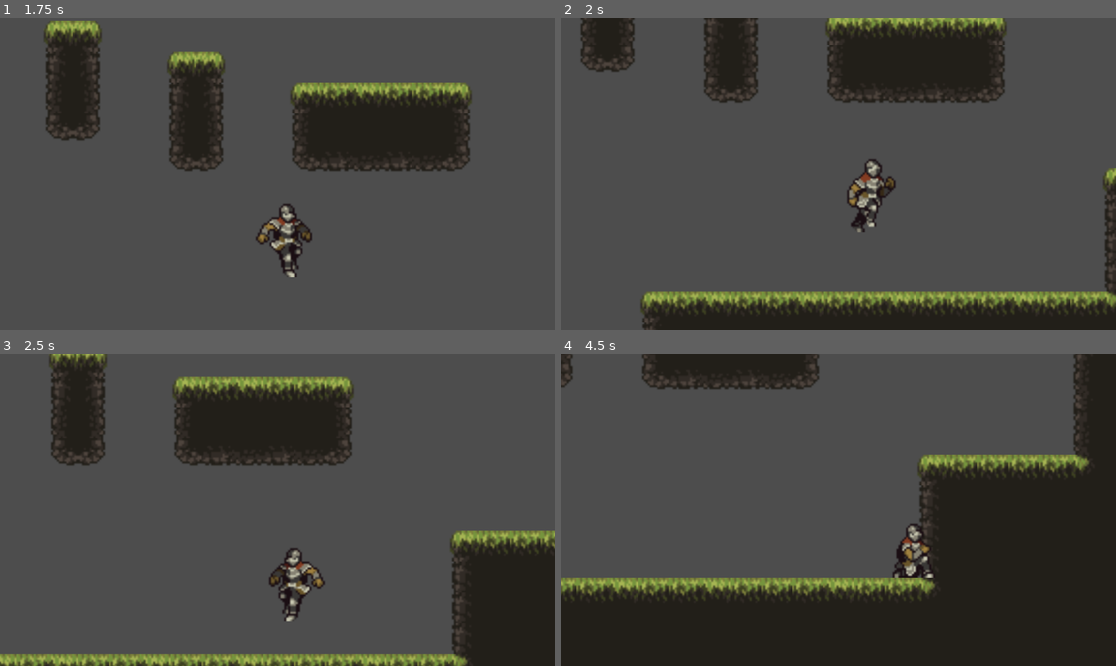
Above: before the commit, frames 1-4 (two rows, left to right).
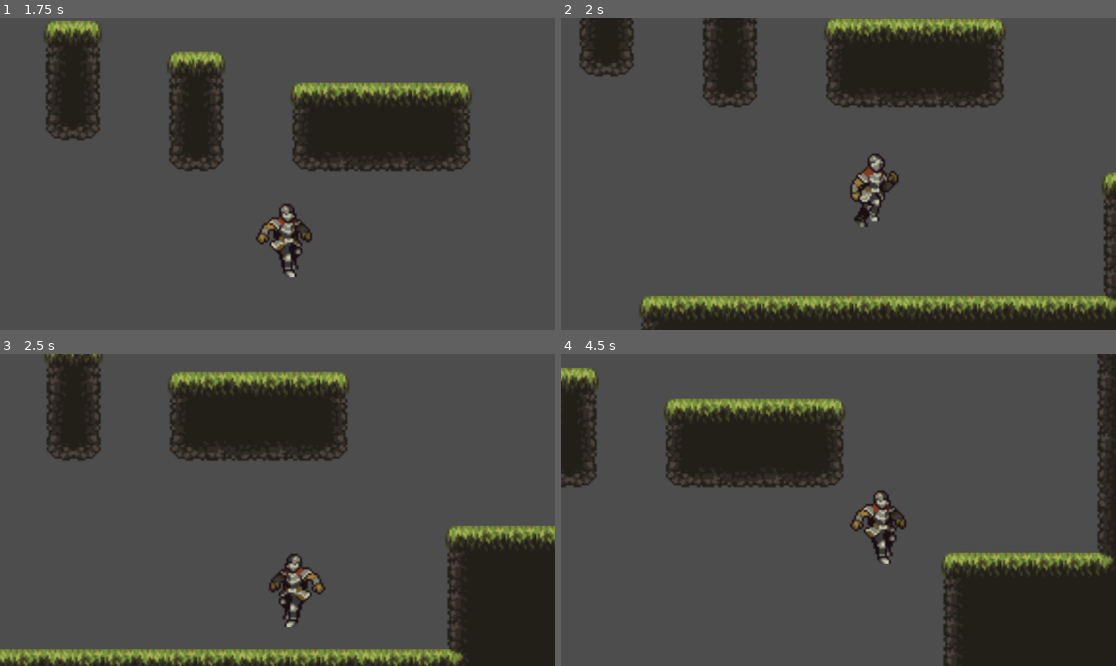
Above: after the commit, the same moments.

Repository: Lt-Tuttle/GodotSandbox
Game: Godot game, scene res://Scenes/Levels/Overworld.tscn
Two runs of this game, one before a commit and one after it. Both use one fixed random seed, a clock stepped at 60 frames per second and the inputs below.
Inputs:
- Up to frame 1 (1.75 s): hold D (MoveRight) from 0.53 s (still down); tap Keypad 0 (Attack) at 0.6 s; tap W (Jump) at 0.77, 1.07, 1.52 s; tap S (Crouch) at 0.8, 1.35 s; tap Space (Roll) at 1.55 s
- Up to frame 2 (2 s): keep holding D (MoveRight); tap W (Jump) at 1.82 s
- Up to frame 3 (2.5 s): release D (MoveRight) at 2.03 s; hold A (MoveLeft) from 2.03 s (still down); tap Space (Roll) at 2.1 s; tap W (Jump) at 2.3 s
- Up to frame 4 (4.5 s): release A (MoveLeft) at 2.78 s; hold D (MoveRight) 2.78-4.28 s; tap W (Jump) at 2.85, 3.02, 3.32, 3.77, 4.07 s; tap Keypad 0 (Attack) at 3.05, 3.6 s; tap S (Crouch) at 3.8, 4.35 s; hold A (MoveLeft) from 4.28 s (still down)

Frame 1 is identical in both runs. In frame 2, 8.2% of the frame differs, in the area x 3-100%, y 0-100%; in frame 3, 9.4%; in frame 4, 49%, in the area x 0-100%, y 0-100%.

Commit message:
a

Diff:
--- a/Scenes/Player/Player.tscn
+++ b/Scenes/Player/Player.tscn
@@ -13,6 +13,7 @@
 [ext_resource type="Texture2D" uid="uid://cdgjai20k86jx" path="res://Assets/Player/PlayerJumpPeak.png" id="5_825xp"]
 [ext_resource type="Texture2D" uid="uid://be0xraqocmml8" path="res://Assets/Player/PlayerCrouchTransition.png" id="5_esmjy"]
 [ext_resource type="Texture2D" uid="uid://c2j1al2uqcg6x" path="res://Assets/Player/PlayerCrouchWalk.png" id="6_esmjy"]
+[ext_resource type="Texture2D" uid="uid://c7gef6s8jjd44" path="res://Assets/Player/PlayerCrouchAttack.png" id="6_r6t50"]
 [ext_resource type="Texture2D" uid="uid://b7l1pvb4trddc" path="res://Assets/Player/PlayerRoll.png" id="7_0kmp4"]
 [ext_resource type="Texture2D" uid="uid://bsgpcex32rovr" path="res://Assets/Player/PlayerDash.png" id="8_1e6p3"]
 [ext_resource type="Texture2D" uid="uid://de07spghdxnvt" path="res://Assets/Player/PlayerDeath.png" id="9_io2mu"]
@@ -26,6 +27,7 @@
 [ext_resource type="Texture2D" uid="uid://c3ae8ggt1ssh8" path="res://Assets/Player/PlayerWallSlide.png" id="21_8rd5p"]
 [ext_resource type="Script" uid="uid://c18te3o0o4mab" path="res://Scripts/Player/States/StateIdle.gd" id="26_7xdrn"]
 [ext_resource type="Script" uid="uid://cv8xgfhq08753" path="res://Scripts/Player/StateMachine.gd" id="26_wwmao"]
+[ext_resource type="Script" uid="uid://bt1vwhjabkxlo" path="res://Scripts/Player/States/State.gd" id="27_6rswy"]
 [ext_resource type="Script" uid="uid://bpn1clb0vda3q" path="res://Scripts/Player/States/StateMoving.gd" id="27_wid83"]
 [ext_resource type="Script" uid="uid://c330frbttrpdr" path="res://Scripts/Player/States/StateJumping.gd" id="28_g7gci"]
 [ext_resource type="Script" uid="uid://bwudewyy16js1" path="res://Scripts/Player/States/StateAttacking.gd" id="29_r6t50"]
@@ -75,11 +77,11 @@
 tracks/3/type = "value"
 tracks/3/imported = false
 tracks/3/enabled = true
-tracks/3/path = NodePath("Area2D/CollisionShape2D:disabled")
+tracks/3/path = NodePath("AttackHitbox/AttackHitboxCollisionShape:disabled")
 tracks/3/interp = 1
 tracks/3/loop_wrap = true
 tracks/3/keys = {
-"times": PackedFloat32Array(0.075, 0.3),
+"times": PackedFloat32Array(0.075, 0.225),
 "transitions": PackedFloat32Array(1, 1),
 "update": 1,
 "values": [false, true]
@@ -164,6 +166,59 @@
 "transitions": PackedFloat32Array(1),
 "update": 1,
 "values": [0]
+}
+
+[sub_resource type="Animation" id="Animation_6rswy"]
+resource_name = "CrouchAttack"
+length = 0.3
+step = 0.025
+tracks/0/type = "value"
+tracks/0/imported = false
+tracks/0/enabled = true
+tracks/0/path = NodePath("Sprite2D:texture")
+tracks/0/interp = 1
+tracks/0/loop_wrap = true
+tracks/0/keys = {
+"times": PackedFloat32Array(0),
+"transitions": PackedFloat32Array(1),
+"update": 1,
+"values": [ExtResource("6_r6t50")]
+}
+tracks/1/type = "value"
+tracks/1/imported = false
+tracks/1/enabled = true
+tracks/1/path = NodePath("Sprite2D:hframes")
+tracks/1/interp = 1
+tracks/1/loop_wrap = true
+tracks/1/keys = {
+"times": PackedFloat32Array(0),
+"transitions": PackedFloat32Array(1),
+"update": 1,
+"values": [4]
+}
+tracks/2/type = "value"
+tracks/2/imported = false
+tracks/2/enabled = true
+tracks/2/path = NodePath("Sprite2D:frame")
+tracks/2/interp = 1
+tracks/2/loop_wrap = true
+tracks/2/keys = {
+"times": PackedFloat32Array(0, 0.075, 0.15, 0.225),
+"transitions": PackedFloat32Array(1, 1, 1, 1),
+"update": 1,
+"values": [0, 1, 2, 3]
+}
+tracks/3/type = "value"
+tracks/3/imported = false
+tracks/3/enabled = true
+tracks/3/path = NodePath("CrouchAttackHitbox/CrouchHitboxCollisionShape:disabled")
+tracks/3/interp = 1
+tracks/3/loop_wrap = true
+tracks/3/keys = {
+"times": PackedFloat32Array(0.075, 0.225),
+"transitions": PackedFloat32Array(1, 1),
+"update": 1,
+"values": [false, true]
 }
 
 [sub_resource type="Animation" id="Animation_0objx"]
@@ -574,10 +629,22 @@
 tracks/3/type = "value"
 tracks/3/imported = false
 tracks/3/enabled = true
-tracks/3/path = NodePath("Area2D/CollisionShape2D:disabled")
+tracks/3/path = NodePath("AttackHitbox/AttackHitboxCollisionShape:disabled")
 tracks/3/interp = 1
 tracks/3/loop_wrap = true
 tracks/3/keys = {
+"times": PackedFloat32Array(0),
+"transitions": PackedFloat32Array(1),
+"update": 1,
+"values": [false]
+}
+tracks/4/type = "value"
+tracks/4/imported = false
+tracks/4/enabled = true
+tracks/4/path = NodePath("CrouchAttackHitbox/CrouchHitboxCollisionShape:disabled")
+tracks/4/interp = 1
+tracks/4/loop_wrap = true
+tracks/4/keys = {
 "times": PackedFloat32Array(0),
 "transitions": PackedFloat32Array(1),
 "update": 1,
@@ -953,6 +1020,7 @@
 &"Attack": SubResource("Animation_i5acl"),
 &"Attack2": SubResource("Animation_1e6p3"),
 &"Crouch": SubResource("Animation_spxdj"),
+&"CrouchAttack": SubResource("Animation_6rswy"),
 &"CrouchTransition": SubResource("Animation_0objx"),
 &"CrouchWalk": SubResource("Animation_6tu5v"),
 &"Dash": SubResource("Animation_io2mu"),
@@ -1012,41 +1080,53 @@
 script = ExtResource("3_gntrk")
 metadata/_custom_type_script = "uid://b3h0pvc0mqwpf"
 
-[node name="StateMachine" type="Node" parent="." unique_id=1279015830 node_paths=PackedStringArray("input_component", "movement_component", "current_state")]
+[node name="StateMachine" type="Node" parent="." unique_id=1279015830 node_paths=PackedStringArray("attack_hitbox", "crouch_attack_hitbox", "attack_hitbox_collision_shape", "crouch_hitbox_collision_shape", "input_component", "movement_component", "current_state")]
 script = ExtResource("26_wwmao")
+attack_hitbox = NodePath("../AttackHitbox")
+crouch_attack_hitbox = NodePath("../CrouchAttackHitbox")
+attack_hitbox_collision_shape = NodePath("../AttackHitbox/AttackHitboxCollisionShape")
+crouch_hitbox_collision_shape = NodePath("../CrouchAttackHitbox/CrouchHitboxCollisionShape")
 input_component = NodePath("../InputComponent")
 movement_component = NodePath("../MovementComponent")
 current_state = NodePath("StateIdle")
 metadata/_custom_type_script = "uid://cv8xgfhq08753"
 
-[node name="StateIdle" type="Node" parent="StateMachine" unique_id=586124718 node_paths=PackedStringArray("state_machine")]
+[node name="State" type="Node" parent="StateMachine" unique_id=488711639]
+script = ExtResource("27_6rswy")
+
+[node name="StateIdle" type="Node" parent="StateMachine" unique_id=586124718]
 script = ExtResource("26_7xdrn")
-state_machine = NodePath("..")
-
-[node name="StateMoving" type="Node" parent="StateMachine" unique_id=283517804 node_paths=PackedStringArray("state_machine")]
-script = ExtResource("27_wid83")
-state_machine = NodePath("..")
-
-[node name="StateJumping" type="Node" parent="StateMachine" unique_id=1573825621 node_paths=PackedStringArray("state_machine")]
-script = ExtResource("28_g7gci")
-state_machine = NodePath("..")
-
-[node name="StateAttacking" type="Node" parent="StateMachine" unique_id=2035363194 node_paths=PackedStringArray("state_machine")]
-script = ExtResource("29_r6t50")
-state_machine = NodePath("..")
-
-[node name="StateGround" type="Node" parent="StateMachine" unique_id=1056832567 node_paths=PackedStringArray("state_machine")]
-script = ExtResource("30_wid83")
-state_machine = NodePath("..")
 
 [node name="StateRoll" type="Node" parent="StateMachine" unique_id=14955230]
 script = ExtResource("31_g7gci")
 
-[node name="Area2D" type="Area2D" parent="." unique_id=1537216102]
+[node name="StateGround" type="Node" parent="StateMachine" unique_id=1056832567]
+script = ExtResource("30_wid83")
+
+[node name="StateAttacking" type="Node" parent="StateMachine" unique_id=2035363194]
+script = ExtResource("29_r6t50")
+
+[node name="StateJumping" type="Node" parent="StateMachine" unique_id=1573825621]
+script = ExtResource("28_g7gci")
+
+[node name="StateMoving" type="Node" parent="StateMachine" unique_id=283517804]
+script = ExtResource("27_wid83")
+
+[node name="AttackHitbox" type="Area2D" parent="." unique_id=1537216102]
 position = Vector2(45, -20)
 rotation = 1.5707964
 collision_layer = 0
 collision_mask = 4
 
-[node name="CollisionShape2D" type="CollisionShape2D" parent="Area2D" unique_id=1915550594]
+[node name="AttackHitboxCollisionShape" type="CollisionShape2D" parent="AttackHitbox" unique_id=1915550594]
 shape = SubResource("CapsuleShape2D_wid83")
+
+[node name="CrouchAttackHitbox" type="Area2D" parent="." unique_id=1002764058]
+position = Vector2(30, -15)
+rotation = 1.5707964
+scale = Vector2(0.75, 1)
+collision_layer = 0
+collision_mask = 4
+
+[node name="CrouchHitboxCollisionShape" type="CollisionShape2D" parent="CrouchAttackHitbox" unique_id=615131045]
+shape = SubResource("CapsuleShape2D_wid83")
--- /dev/null
+++ b/Scripts/GameConstants.gd
@@ -0,0 +1,13 @@
+class_name GameConstants
+
+const ANIM_IDLE = "Idle"
+const ANIM_RUN = "Run"
+const ANIM_JUMP = "Jump"
+const ANIM_FALL = "Fall"
+const ANIM_JUMP_PEAK = "JumpPeak"
+const ANIM_CROUCH = "Crouch"
+const ANIM_CROUCH_TRANSITION = "CrouchTransition"
+const ANIM_CROUCH_WALK = "CrouchWalk"
+const ANIM_ATTACK = "Attack"
+const ANIM_CROUCH_ATTACK = "CrouchAttack"
+const ANIM_ROLL = "Roll"
--- a/Scripts/Player/InputComponent.gd
+++ b/Scripts/Player/InputComponent.gd
@@ -1,11 +1,13 @@
 class_name InputComponent
 extends Node
 
+@export var buffer_window: float = 0.4
+
 var input_horizontal: float = 0.0
-var jump_pressed: bool = false
-var crouch_pressed: bool = false
-var roll_pressed: bool = false
-var attack_pressed: bool = false
+var jump_timestamp: int = 0
+var crouch_timestamp: int = 0
+var roll_timestamp: int = 0
+var attack_timestamp: int = 0
 var move_vector: Vector2 = Vector2.ZERO
 var right_pressed: bool = false
 var left_pressed: bool = false
@@ -14,16 +16,16 @@
 	input_horizontal = Input.get_axis("MoveLeft", "MoveRight")
 
 	if Input.is_action_just_pressed("Jump"):
-		jump_pressed = true
+		jump_timestamp = Time.get_ticks_msec()
 
 	if Input.is_action_just_pressed("Crouch"):
-		crouch_pressed = true
+		crouch_timestamp = Time.get_ticks_msec()
 
 	if Input.is_action_just_pressed("Roll"):
-		roll_pressed = true
+		roll_timestamp = Time.get_ticks_msec()
 
 	if Input.is_action_just_pressed("Attack"):
-		attack_pressed = true
+		attack_timestamp = Time.get_ticks_msec()
 
 	right_pressed = Input.is_action_pressed("MoveRight")
 	left_pressed = Input.is_action_pressed("MoveLeft")
@@ -31,21 +33,25 @@
 	move_vector = Vector2(input_horizontal, 0)
 
 func consume_jump() -> bool:
-	var pressed = jump_pressed
-	jump_pressed = false
-	return pressed
+	var is_buffered = (Time.get_ticks_msec() - jump_timestamp) <= buffer_window * 1000
+	if is_buffered:
+		jump_timestamp = 0
+	return is_buffered
 
 func consume_attack() -> bool:
-	var pressed = attack_pressed
-	attack_pressed = false
-	return pressed
+	var is_buffered = (Time.get_ticks_msec() - attack_timestamp) <= buffer_window * 1000
+	if is_buffered:
+		attack_timestamp = 0
+	return is_buffered
 
 func consume_roll() -> bool:
-	var pressed = roll_pressed
-	roll_pressed = false
-	return pressed
+	var is_buffered = (Time.get_ticks_msec() - roll_timestamp) <= buffer_window * 1000
+	if is_buffered:
+		roll_timestamp = 0
+	return is_buffered
 
 func consume_crouch() -> bool:
-	var pressed = crouch_pressed
-	crouch_pressed = false
-	return pressed
+	var is_buffered = (Time.get_ticks_msec() - crouch_timestamp) <= buffer_window * 1000
+	if is_buffered:
+		crouch_timestamp = 0
+	return is_buffered
--- a/Scripts/Player/MovementComponent.gd
+++ b/Scripts/Player/MovementComponent.gd
@@ -16,7 +16,7 @@
 @export var jump_velocity: float = -400.0
 @export var gravity: float = 1000.0
 @export var max_fall_speed: float = 400.0
-@export var coyote_time: float = 0.1
+@export var coyote_time: float = 0.2
 @export var jump_peak_gravity_mult: float = 0.5 # Lowers gravity at jump apex
 
 var coyote_timer: float = 0.0
@@ -57,6 +57,6 @@
 		body.velocity.x = move_toward(body.velocity.x, 0.0, fric * delta)
 
 func perform_jump() -> void:
-	if coyote_timer > 0.0:
+	if body.is_on_floor() or coyote_timer > 0.0:
 		body.velocity.y = jump_velocity
 		coyote_timer = 0.0
--- a/Scripts/Player/Player.gd
+++ b/Scripts/Player/Player.gd
@@ -6,10 +6,10 @@
 @onready var state_machine: StateMachine = $StateMachine
 @onready var collision_shape: CollisionShape2D = $CollisionShape2D
 
-@export var crouch_collision_shape_scale: float = 0.5
-@export var crouch_collision_shape_offset: float = -7.0
-@export var stand_collision_shape_scale: float = 1.0
-@export var stand_collision_shape_offset: float = -14
+@export var crouch_player_collision_shape_scale: float = 0.5
+@export var crouch_player_collision_shape_offset: float = -7.0
+@export var stand_player_collision_shape_scale: float = 1.0
+@export var stand_player_collision_shape_offset: float = -14
 
 func _process(_delta):
 	input_component.CheckInputs()
--- a/Scripts/Player/StateMachine.gd
+++ b/Scripts/Player/StateMachine.gd
@@ -5,8 +5,12 @@
 @onready var body: CharacterBody2D = get_parent()
 @onready var animation_player: AnimationPlayer = body.get_node("AnimationPlayer")
 @onready var sprite_2d: Sprite2D = body.get_node("Sprite2D")
-@onready var area_2d: Area2D = body.get_node("Area2D")
-@onready var collision_shape: CollisionShape2D = $"../Area2D/CollisionShape2D"
+
+@export var attack_hitbox: Area2D
+@export var crouch_attack_hitbox: Area2D
+
+@export var attack_hitbox_collision_shape: CollisionShape2D
+@export var crouch_hitbox_collision_shape: CollisionShape2D
 
 # Dependency Injection
 @export var input_component: InputComponent
@@ -18,20 +22,24 @@
 #Get all states
 var states: Dictionary = {}
 
-@export var current_state: Node
+@export var current_state: State
 
 func _ready() -> void:
-	collision_shape.disabled = true
+	if attack_hitbox_collision_shape:
+		attack_hitbox_collision_shape.disabled = true
+	if crouch_hitbox_collision_shape:
+		crouch_hitbox_collision_shape.disabled = true
 
 	# Initialize states
 	for child in get_children():
-		if child is Node:
-			states[child.name.to_lower()] = child
+		if child is State:
+			states[child.get_script()] = child
 			child.state_machine = self
 
-	current_state = states.get("stateidle")
-	if current_state:
-		current_state.enter()
+	# Start with Idle state, we can use the class name directly if we import it or knowing it's available
+	# However, since we might not have the class definition fully separate without cyclical deps in some languages,
+	# but in GDScript 2.0 classes are global.
+	change_state(StateIdle)
 
 func _process(delta: float) -> void:
 	if current_state:
@@ -41,10 +49,10 @@
 	if current_state:
 		current_state.physics_update(delta)
 
-func change_state(target_state_name: String) -> void:
-	var new_state = states.get(target_state_name.to_lower())
+func change_state(target_state_script: Script) -> void:
+	var new_state = states.get(target_state_script)
 	if not new_state:
-		push_error("State not found: " + target_state_name)
+		push_error("State not found for script: " + str(target_state_script))
 		return
 
 	if current_state:
@@ -55,6 +63,10 @@
 
 func update_facing_direction() -> void:
 	if body.velocity.x != 0:
-		sprite_2d.flip_h = body.velocity.x < 0
-		sprite_2d.position.x = 5 if body.velocity.x > 0 else -5
-		area_2d.position.x = 45 if body.velocity.x > 0 else -45
+		var direction = -1 if body.velocity.x < 0 else 1
+		sprite_2d.flip_h = direction == -1
+		sprite_2d.position.x = abs(sprite_2d.position.x) * direction
+		if attack_hitbox:
+			attack_hitbox.position.x = abs(attack_hitbox.position.x) * direction
+		if crouch_attack_hitbox:
+			crouch_attack_hitbox.position.x = abs(crouch_attack_hitbox.position.x) * direction
--- /dev/null
+++ b/Scripts/Player/States/State.gd
@@ -0,0 +1,16 @@
+class_name State
+extends Node
+
+var state_machine: StateMachine
+
+func enter() -> void:
+	pass
+
+func exit() -> void:
+	pass
+
+func update(_delta: float) -> void:
+	pass
+
+func physics_update(_delta: float) -> void:
+	pass
--- a/Scripts/Player/States/StateAttacking.gd
+++ b/Scripts/Player/States/StateAttacking.gd
@@ -1,18 +1,19 @@
 class_name StateAttacking
-extends Node
-
-@export var state_machine: StateMachine
+extends State
 
 func enter() -> void:
-	state_machine.animation_player.play("Attack")
+	if state_machine.is_crouching:
+		state_machine.animation_player.play(GameConstants.ANIM_CROUCH_ATTACK)
+	else:
+		state_machine.animation_player.play(GameConstants.ANIM_ATTACK)
 
 func exit() -> void:
 	pass
 
 func update(_delta: float) -> void:
 	# Wait for animation to finish
-	if not state_machine.animation_player.is_playing() or state_machine.animation_player.current_animation != "Attack":
-		state_machine.change_state("StateIdle")
+	if not state_machine.animation_player.is_playing():
+		state_machine.change_state(StateIdle)
 		return
 
 func physics_update(delta: float) -> void:
--- a/Scripts/Player/States/StateGround.gd
+++ b/Scripts/Player/States/StateGround.gd
@@ -1,7 +1,5 @@
 class_name StateGround
-extends Node
-
-@export var state_machine: StateMachine
+extends State
 
 func enter() -> void:
 	pass
@@ -9,42 +7,40 @@
 func exit() -> void:
 	pass
 
-func update(_delta: float) -> void:
+func update(delta: float) -> void:
 	# Crouch
-	if state_machine.input_component.crouch_pressed:
+	if state_machine.input_component.consume_crouch():
 		if not state_machine.is_crouching:
 			state_machine.is_crouching = true
-			state_machine.body.collision_shape.scale = Vector2(1.0, state_machine.body.crouch_collision_shape_scale)
-			state_machine.body.collision_shape.position.y = state_machine.body.crouch_collision_shape_offset
-			state_machine.input_component.consume_crouch()
+			state_machine.body.collision_shape.scale = Vector2(1.0, state_machine.body.crouch_player_collision_shape_scale)
+			state_machine.body.collision_shape.position.y = state_machine.body.crouch_player_collision_shape_offset
 			return
 
-		if state_machine.is_crouching:
+		else: # Already crouching
 			state_machine.is_crouching = false
-			state_machine.body.collision_shape.scale = Vector2(1.0, state_machine.body.stand_collision_shape_scale)
-			state_machine.body.collision_shape.position.y = state_machine.body.stand_collision_shape_offset
-			state_machine.input_component.consume_crouch()
+			state_machine.body.collision_shape.scale = Vector2(1.0, state_machine.body.stand_player_collision_shape_scale)
+			state_machine.body.collision_shape.position.y = state_machine.body.stand_player_collision_shape_offset
 			return
 
 	# Jump
 	if state_machine.input_component.consume_jump():
 		state_machine.movement_component.perform_jump()
-		state_machine.change_state("StateJumping")
+		state_machine.change_state(StateJumping)
 		return
 
 	# Roll
 	if state_machine.input_component.consume_roll():
-		state_machine.change_state("StateRoll")
+		state_machine.change_state(StateRoll)
 		return
 
 	# Attack
 	if state_machine.input_component.consume_attack():
-		state_machine.change_state("StateAttacking")
+		state_machine.change_state(StateAttacking)
 		return
 
 	# Fall
 	if not state_machine.body.is_on_floor():
-		state_machine.change_state("StateJumping")
+		state_machine.change_state(StateJumping)
 		return
 
 	# Update Direction
--- a/Scripts/Player/States/StateIdle.gd
+++ b/Scripts/Player/States/StateIdle.gd
@@ -2,7 +2,7 @@
 extends StateGround
 
 func enter() -> void:
-	state_machine.animation_player.play("Idle")
+	state_machine.animation_player.play(GameConstants.ANIM_IDLE)
 
 func update(delta: float) -> void:
 	# 1. Base Class Logic (Handling inputs, crouch toggle, etc.)
@@ -16,18 +16,18 @@
 	# 2. Specific Logic for Idle
 	# If we are moving, transition to Moving
 	if state_machine.input_component.input_horizontal != 0:
-		state_machine.change_state("StateMoving")
+		state_machine.change_state(StateMoving)
 		return
 
 	# Check Crouch Animation
 	if state_machine.is_crouching:
-		if state_machine.animation_player.current_animation != "Crouch":
-			state_machine.animation_player.play("CrouchTransition")
-			state_machine.animation_player.queue("Crouch")
+		if state_machine.animation_player.current_animation != GameConstants.ANIM_CROUCH:
+			state_machine.animation_player.play(GameConstants.ANIM_CROUCH_TRANSITION)
+			state_machine.animation_player.queue(GameConstants.ANIM_CROUCH)
 	else:
-		if state_machine.animation_player.current_animation != "Idle":
-			state_machine.animation_player.play("CrouchTransition")
-			state_machine.animation_player.queue("Idle")
+		if state_machine.animation_player.current_animation != GameConstants.ANIM_IDLE:
+			state_machine.animation_player.play(GameConstants.ANIM_CROUCH_TRANSITION)
+			state_machine.animation_player.queue(GameConstants.ANIM_IDLE)
 
 func physics_update(delta: float) -> void:
 	super.physics_update(delta)
--- a/Scripts/Player/States/StateJumping.gd
+++ b/Scripts/Player/States/StateJumping.gd
@@ -1,14 +1,12 @@
 class_name StateJumping
-extends Node
-
-@export var state_machine: StateMachine
+extends State
 
 func enter() -> void:
-	state_machine.animation_player.play("Jump")
+	state_machine.animation_player.play(GameConstants.ANIM_JUMP)
 	if state_machine.is_crouching:
 		state_machine.is_crouching = false
-		state_machine.body.collision_shape.scale = Vector2(1.0, state_machine.body.stand_collision_shape_scale)
-		state_machine.body.collision_shape.position.y = state_machine.body.stand_collision_shape_offset
+		state_machine.body.collision_shape.scale = Vector2(1.0, state_machine.body.stand_player_collision_shape_scale)
+		state_machine.body.collision_shape.position.y = state_machine.body.stand_player_collision_shape_offset
 
 func exit() -> void:
 	pass
@@ -19,23 +17,23 @@
 	var jump_threshold = state_machine.movement_component.jump_peak_threshold
 
 	if vy < -jump_threshold:
-		state_machine.animation_player.play("Jump")
+		state_machine.animation_player.play(GameConstants.ANIM_JUMP)
 	elif vy > jump_threshold:
-		state_machine.animation_player.play("Fall")
+		state_machine.animation_player.play(GameConstants.ANIM_FALL)
 	else:
-		state_machine.animation_player.play("JumpPeak")
+		state_machine.animation_player.play(GameConstants.ANIM_JUMP_PEAK)
 
 	# Transitions
 	if state_machine.body.is_on_floor():
 		if state_machine.input_component.input_horizontal != 0:
-			state_machine.change_state("StateMoving")
+			state_machine.change_state(StateMoving)
 		else:
-			state_machine.change_state("StateIdle")
+			state_machine.change_state(StateIdle)
 		return
 
-	# Attack in air? (Optional, assuming allowed for now)
+	# Attack in air
 	if state_machine.input_component.consume_attack():
-		state_machine.change_state("StateAttacking")
+		state_machine.change_state(StateAttacking)
 		return
 
 	state_machine.update_facing_direction()
--- a/Scripts/Player/States/StateMoving.gd
+++ b/Scripts/Player/States/StateMoving.gd
@@ -2,7 +2,7 @@
 extends StateGround
 
 func enter() -> void:
-	state_machine.animation_player.play("Run")
+	state_machine.animation_player.play(GameConstants.ANIM_RUN)
 
 func update(delta: float) -> void:
 	# 1. Base Class Logic
@@ -14,16 +14,16 @@
 
 	# 2. Specific Logic for Moving
 	if state_machine.input_component.input_horizontal == 0:
-		state_machine.change_state("StateIdle")
+		state_machine.change_state(StateIdle)
 		return
 
 	# Check Crouch Animation
 	if state_machine.is_crouching:
-		if state_machine.animation_player.current_animation != "CrouchWalk":
-			state_machine.animation_player.play("CrouchWalk")
+		if state_machine.animation_player.current_animation != GameConstants.ANIM_CROUCH_WALK:
+			state_machine.animation_player.play(GameConstants.ANIM_CROUCH_WALK)
 	else:
-		if state_machine.animation_player.current_animation != "Run":
-			state_machine.animation_player.play("Run")
+		if state_machine.animation_player.current_animation != GameConstants.ANIM_RUN:
+			state_machine.animation_player.play(GameConstants.ANIM_RUN)
 
 func physics_update(delta: float) -> void:
 	super.physics_update(delta)
--- a/Scripts/Player/States/StateRoll.gd
+++ b/Scripts/Player/States/StateRoll.gd
@@ -1,7 +1,6 @@
 class_name StateRoll
-extends Node
+extends State
 
-@export var state_machine: StateMachine
 @export var roll_speed: float = 200.0
 @export var roll_deceleration: float = 200.0 # How fast we decelerate if starting faster than roll_speed
 @export var roll_gravity_multiplier: float = 0.75
@@ -34,18 +33,18 @@
 	# Force facing direction update immediately for visual
 	state_machine.sprite_2d.flip_h = roll_direction < 0
 
-	state_machine.animation_player.play("Roll")
+	state_machine.animation_player.play(GameConstants.ANIM_ROLL)
 
 func exit() -> void:
 	pass
 
 func update(_delta: float) -> void:
 	# End of roll
-	if not state_machine.animation_player.is_playing() or state_machine.animation_player.current_animation != "Roll":
+	if not state_machine.animation_player.is_playing() or state_machine.animation_player.current_animation != GameConstants.ANIM_ROLL:
 		if state_machine.input_component.input_horizontal != 0:
-			state_machine.change_state("StateMoving")
+			state_machine.change_state(StateMoving)
 		else:
-			state_machine.change_state("StateIdle")
+			state_machine.change_state(StateIdle)
 
 func physics_update(delta: float) -> void:
 	# Apply gravity with multiplier
Not shown, added: Assets/Enemies/FlyingEye/desktop.ini
Not shown, added: Assets/Enemies/Goblin/desktop.ini
Not shown, added: Assets/Enemies/Mushroom/desktop.ini
Not shown, added: Assets/Enemies/Skeleton/desktop.ini
Not shown, added: Assets/Enemies/desktop.ini
Not shown, added: Assets/Environment/Animated/desktop.ini
Not shown, added: Assets/Environment/Backgrounds/Autumn/desktop.ini
Not shown, added: Assets/Environment/Backgrounds/Summer/desktop.ini
Not shown, added: Assets/Environment/Backgrounds/Winter/desktop.ini
Not shown, added: Assets/Environment/Backgrounds/desktop.ini
Not shown, added: Assets/Environment/Clouds/desktop.ini
Not shown, added: Assets/Environment/Entities/desktop.ini
(and 26 more such lines)
